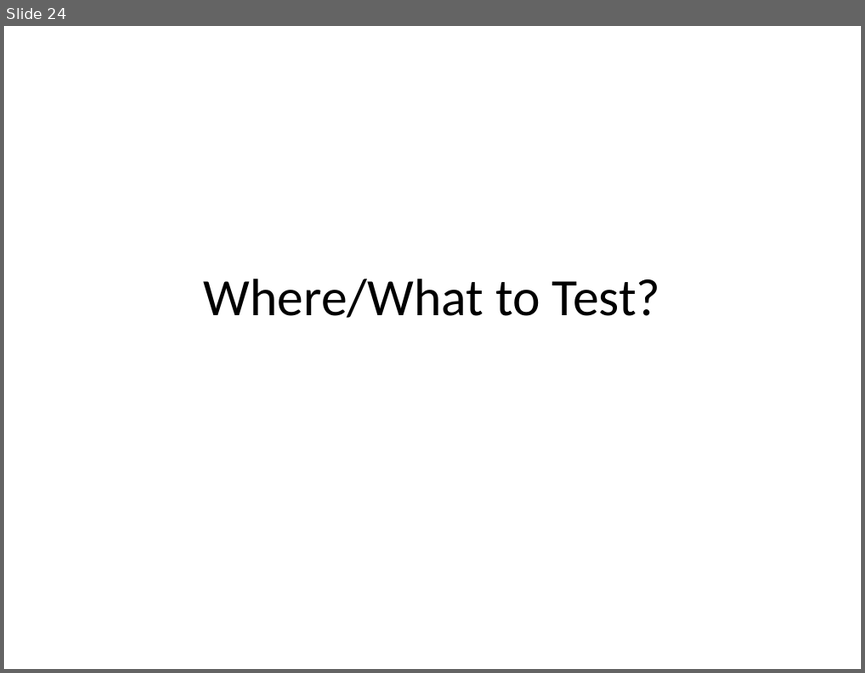
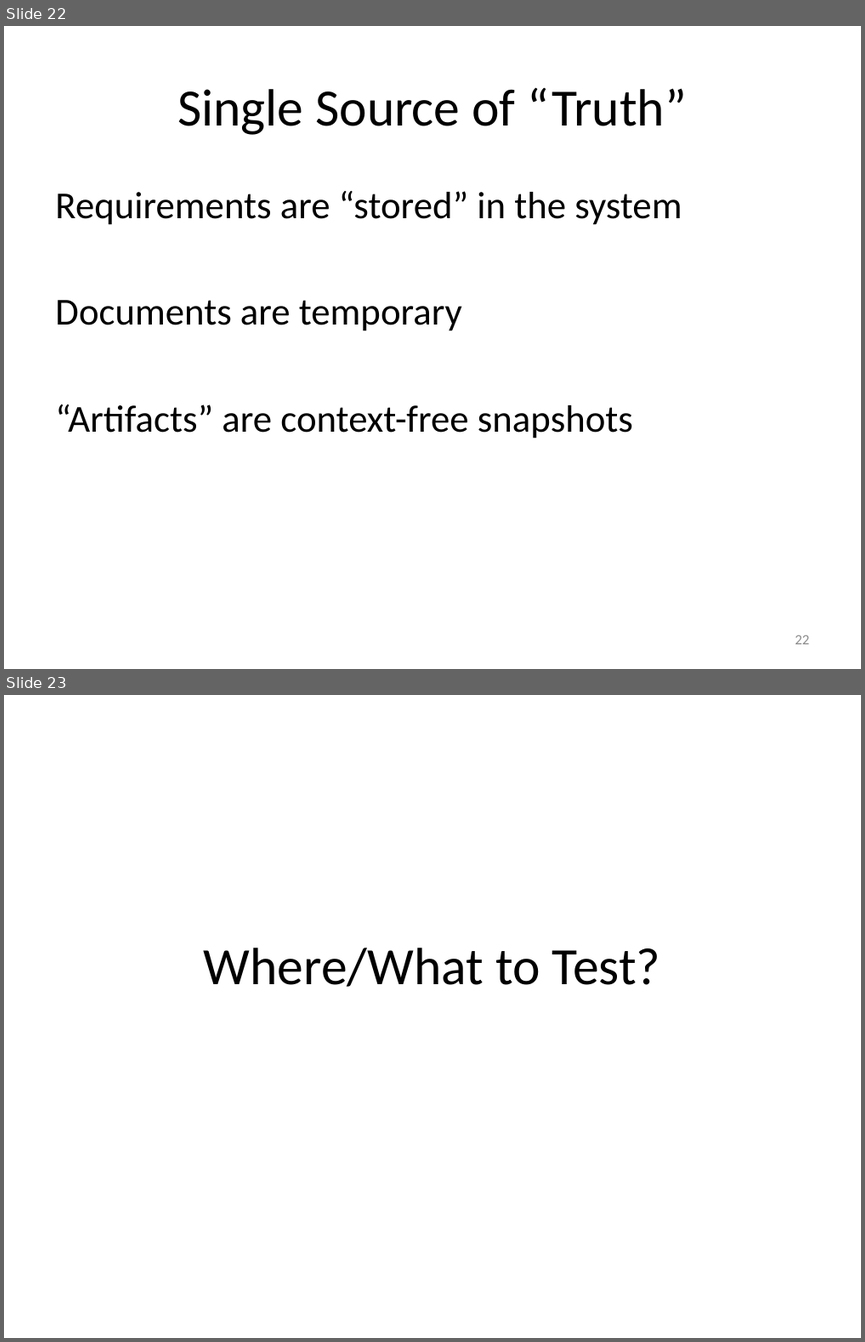
Before and after one commit to timgifford/demos, a slide deck: executable_specification/ExecSpec.pptx. Shown one above the other, each under a label of ours: slide 24 before the commit, slides 22 and 23 after it. The pictures are 865x673 and 865x1342 pixels, drawn with LibreOffice and Linux fonts; fonts in the diff are those of the drawing. Boxes give left, top, right and bottom in pixels: in the first picture for what was removed or moved away, otherwise in the second. Text is boxed around its words. In the diff, an @@ line names an element or a change of style, - is before the commit and + after.

```diff
--- a/executable_specification/ExecSpec.pptx
+++ b/executable_specification/ExecSpec.pptx
@@ slide 22 added at (4,26,861,669), background #FFFFFF @@
@@ title added at (177,87,687,135), 44 pt, text #000000 @@
+Single Source of “Truth”
@@ text added at (55,191,681,438), 32 pt, text #000000 @@
+Requirements are “stored” in the system
+Documents are temporary
+“Artifacts” are context-free snapshots
@@ page number added at (794,635,809,644), 12 pt, text #8C8C8C @@
+22
@@ what was slide 24 is now slide 23 @@
```
Also in this commit, not shown: 14 slides changed, 9 other slides added, 6 slides removed, 1 other file.
